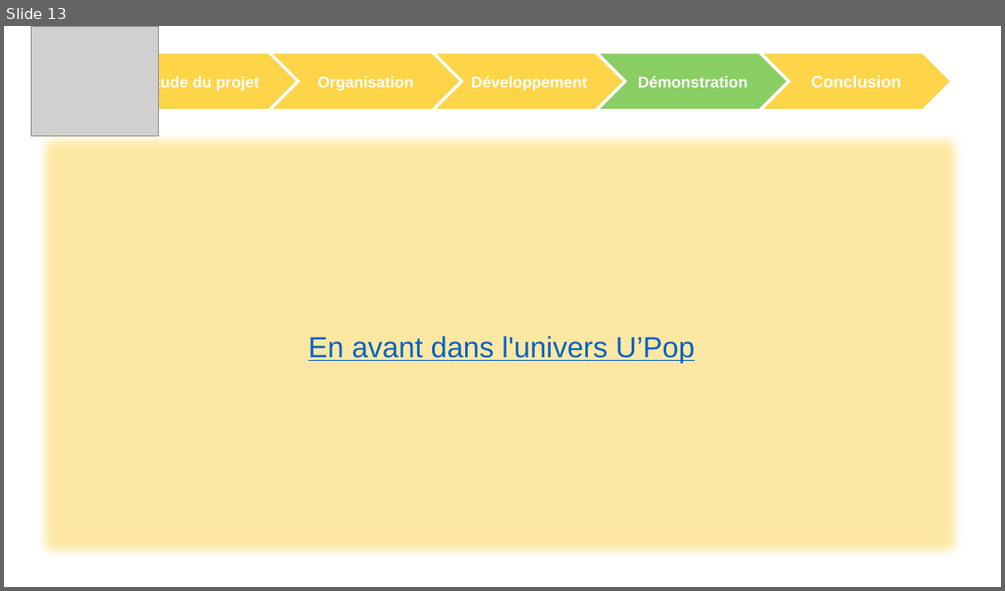
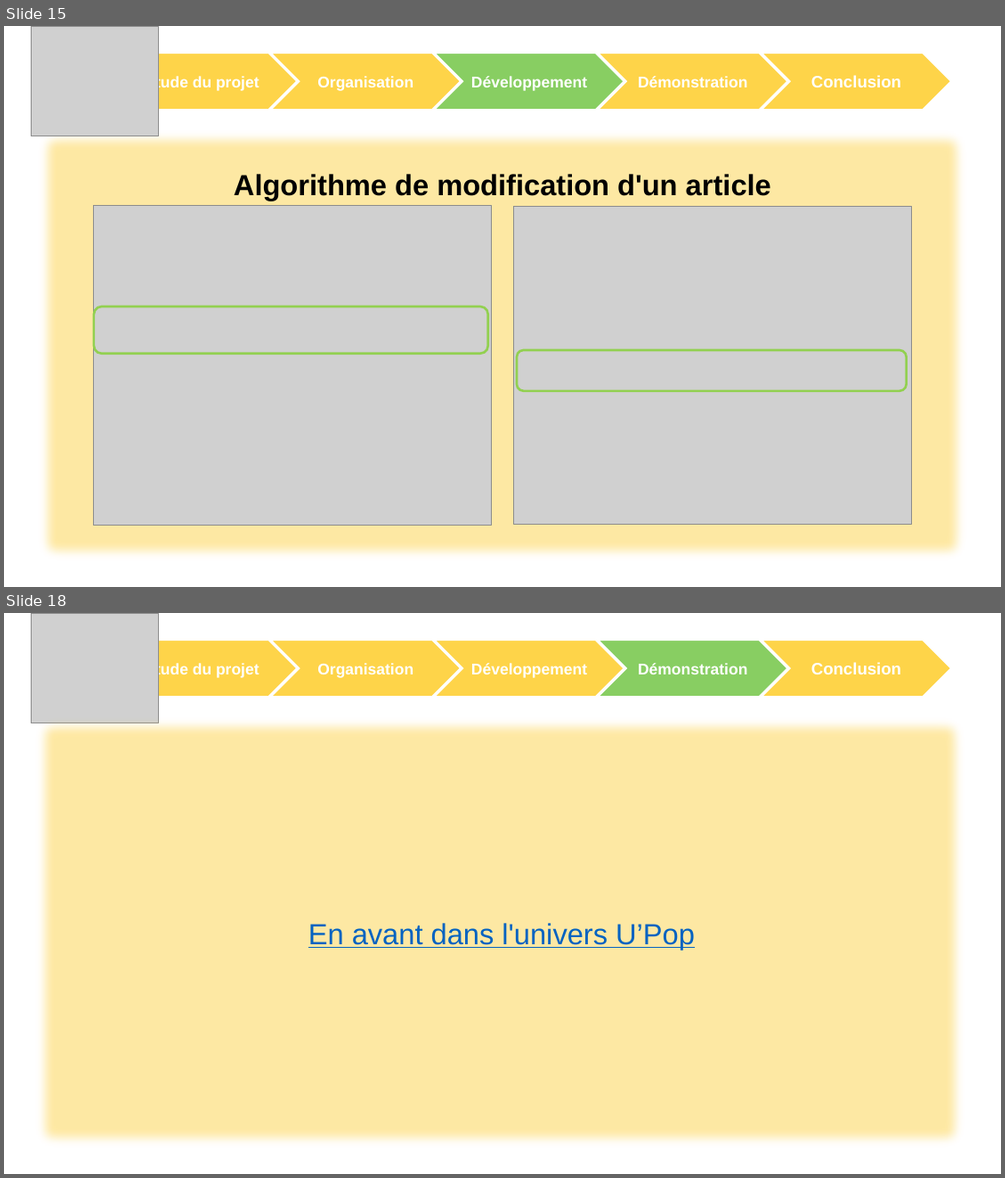
Before and after one commit to ChampemeDylan/UPOP, a slide deck: DIAPO.pptx. Shown one above the other, each under a label of ours: slide 13 before the commit, slides 15 and 18 after it; the slides between them are not shown. The pictures are 1005x591 and 1005x1178 pixels, drawn with LibreOffice and Linux fonts; fonts in the diff are those of the drawing; grey boxes stand for pictures; background and template pictures are left out. Boxes give left, top, right and bottom in pixels: in the first picture for what was removed or moved away, otherwise in the second. Text is boxed around its words. In the diff, an @@ line names an element or a change of style, - is before the commit and + after.

```diff
--- a/DIAPO.pptx
+++ b/DIAPO.pptx
@@ slide 15 added at box(4, 26, 1001, 587), background #FFFFFF @@
@@ group added at box(31, 26, 952, 136): 5 chevrons, 1 picture @@
+Etude du projet
+Conclusion
+Organisation
+Développement
+Démonstration
@@ rectangle added at box(33, 127, 971, 565), fill #FED449 at 50% opacity @@
@@ text added at box(234, 174, 771, 200), 28 pt, text #000000, bold @@
+Algorithme de modification d'un article
@@ picture added at box(93, 206, 492, 525) @@
@@ picture added at box(514, 206, 912, 524) @@
@@ rounded rectangle added at box(94, 306, 488, 354), outline #92D050 2.25 pt @@
@@ rounded rectangle added at box(517, 350, 906, 391), outline #92D050 2.25 pt @@
@@ what was slide 13 is now slide 18 @@
```
Also in this commit, not shown: 3 slides changed, 4 other slides added.
